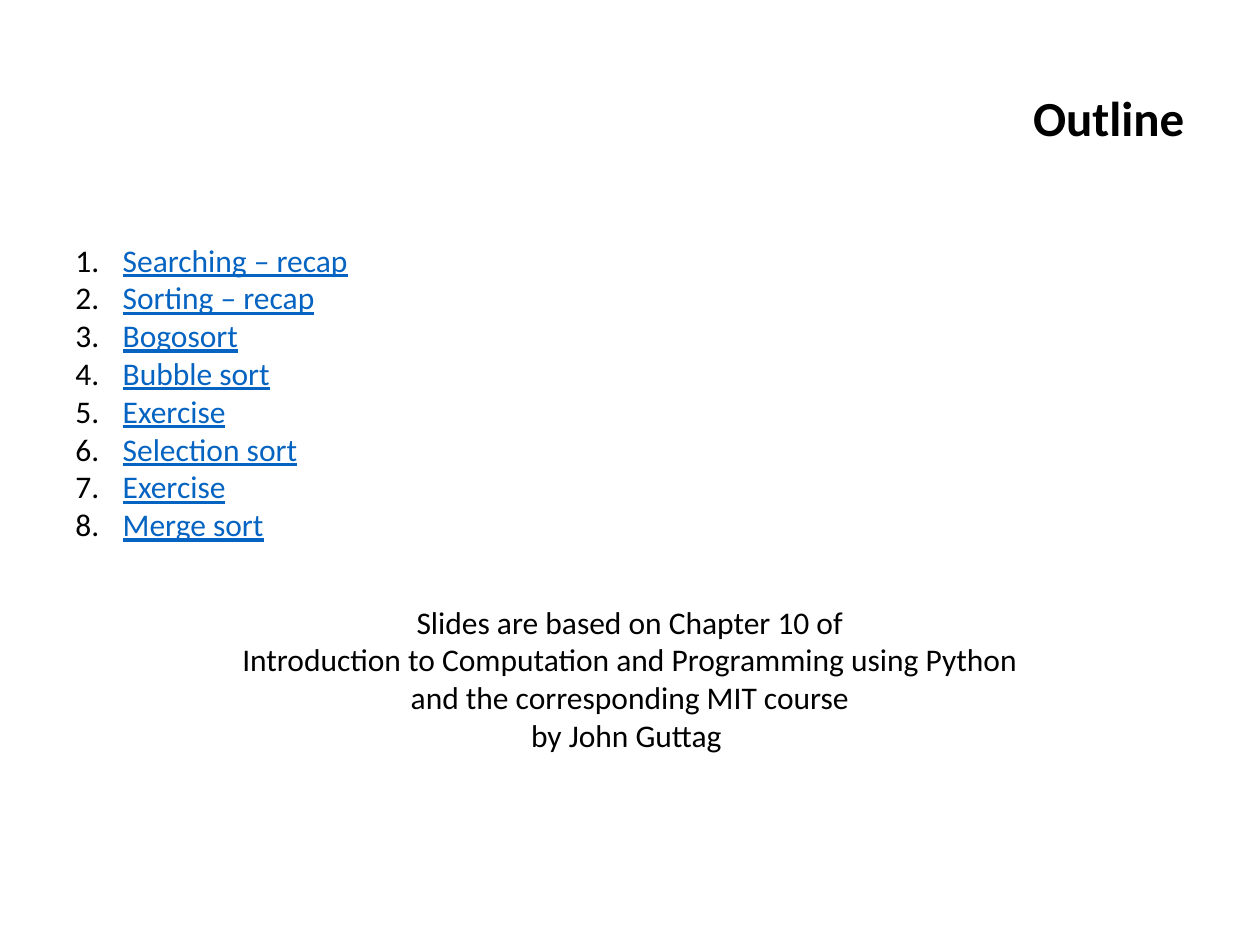
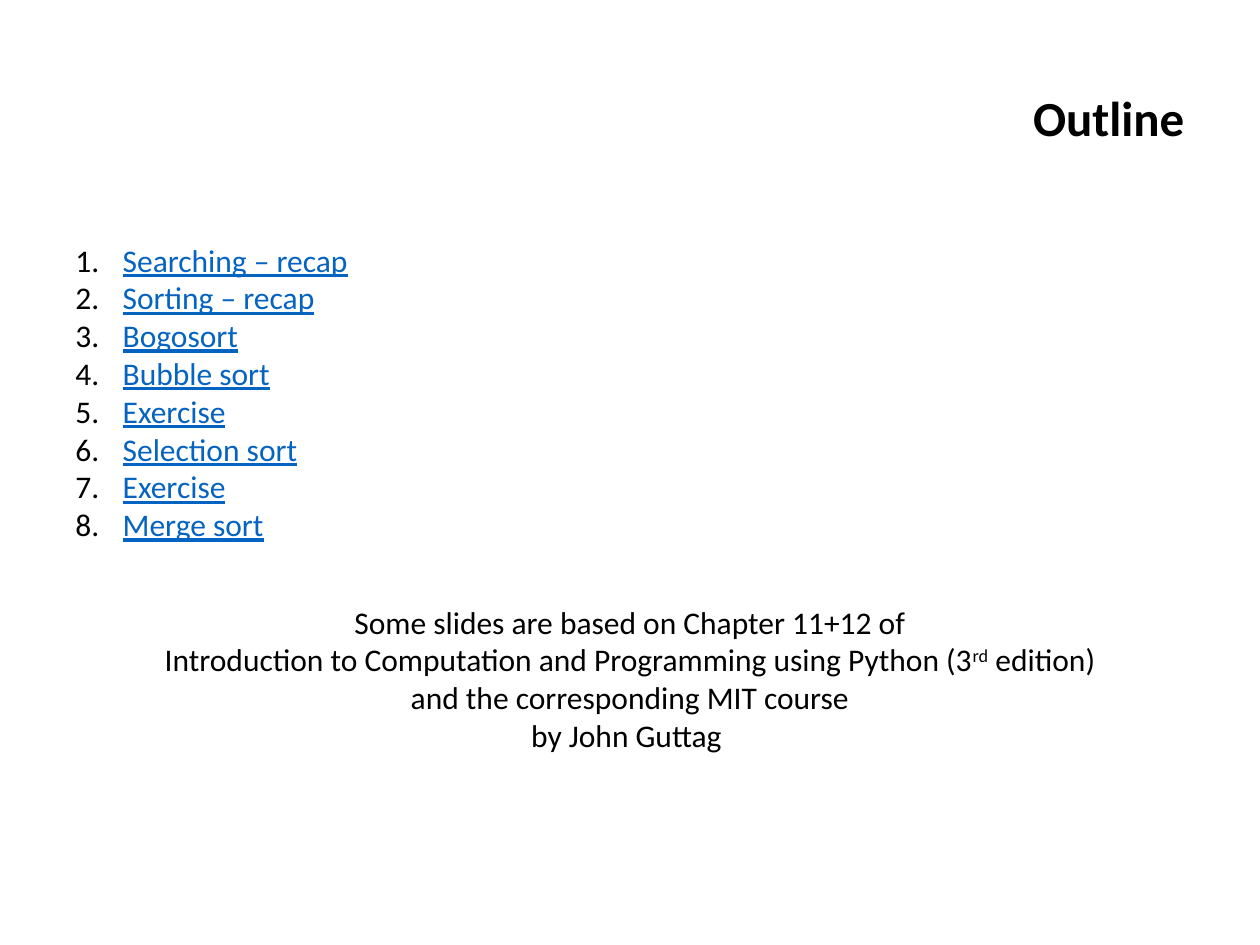
Before and after one commit to ifromm/fcsp, a slide deck: slide 2 of Slides/unit_12.pptx. Drawn at 1260x945 pixels with LibreOffice and Linux fonts; fonts in the diff are those of the drawing; background and template pictures are left out. Boxes give left, top, right and bottom in pixels: in the first picture for what was removed or moved away, otherwise in the second. Text is boxed around its words. In the diff, an @@ line names an element or a change of style, - is before the commit and + after.

```diff
--- a/Slides/unit_12.pptx
+++ b/Slides/unit_12.pptx
@@ text "Some slides are based on ...": place and size @@
-text "Some slides are based on ..." at (242, 612, 1017, 753)
+text "Some slides are based on ..." at (165, 612, 1095, 753)
@@ text at (165, 612, 1095, 677): text changed @@
-Slides are based on Chapter 10 of
-Introduction to Computation and Programming using Python
+Some slides are based on Chapter 11+12 of
+Introduction to Computation and Programming using Python (3rd edition)
```
Also in this commit, not shown: 3 other slides changed, 13 other files.
